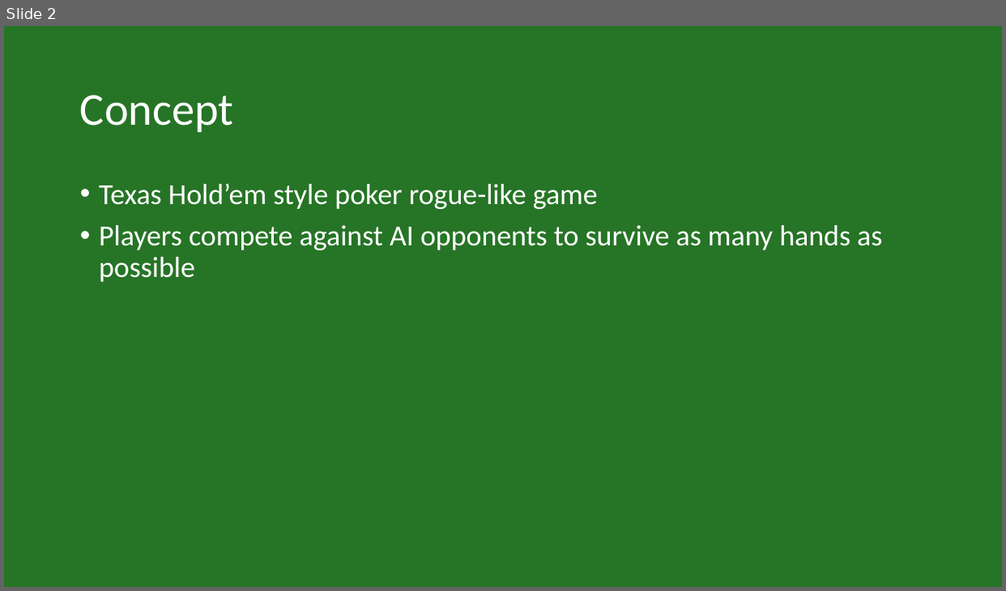
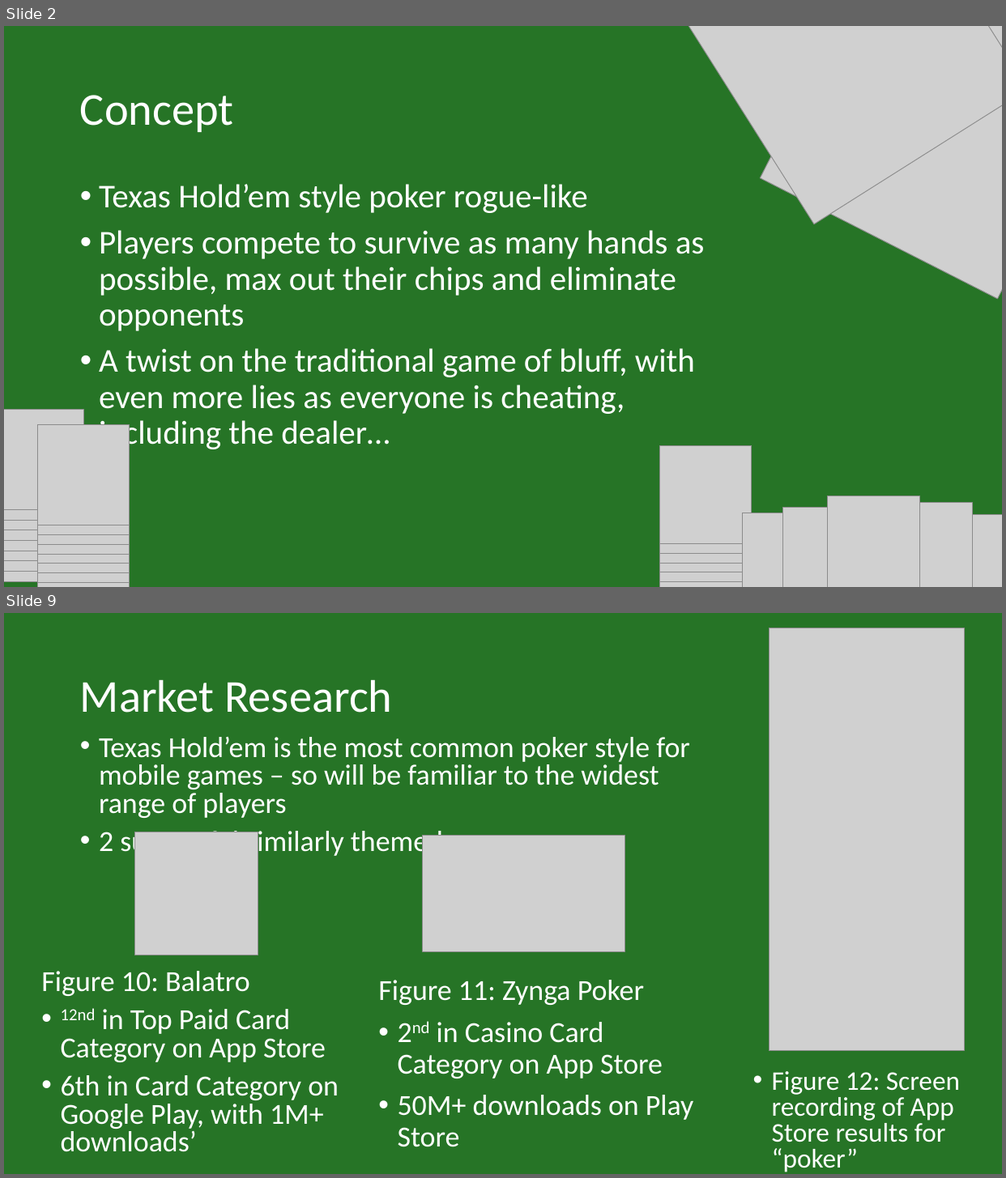
Before and after one commit to IsabelHampton/bluffs-and-bribes, a slide deck: Docs/Bluffs & Bribes Pitch.pptx. Shown one above the other, each under a label of ours: slide 2 before the commit, slides 2 and 9 after it; the slides between them are not shown. The pictures are 1006x591 and 1006x1178 pixels, drawn with LibreOffice and Linux fonts; fonts in the diff are those of the drawing; grey boxes stand for pictures. Boxes give left, top, right and bottom in pixels: in the first picture for what was removed or moved away, otherwise in the second. Text is boxed around its words. In the diff, an @@ line names an element or a change of style, - is before the commit and + after.

```diff
--- a/Docs/Bluffs & Bribes Pitch.pptx
+++ b/Docs/Bluffs & Bribes Pitch.pptx
@@ slide 9 added at box(4, 613, 1002, 1174), background #267426 @@
@@ picture added at box(769, 628, 965, 1051) @@
@@ title added at box(80, 679, 392, 713), 44 pt, text #FFFFFF @@
+Market Research
@@ text added at box(99, 737, 690, 858), 28 pt, text #FFFFFF @@
+• Texas Hold’em is the most common poker style for mobile games – so will be familiar to the widest range of players
+• 2 successful similarly themed games are:
@@ picture added at box(134, 833, 258, 956) @@
@@ picture added at box(423, 835, 625, 952) @@
@@ text added at box(41, 971, 339, 1152), 28 pt, text #FFFFFF @@
+Figure 10: Balatro
+• 12nd in Top Paid Card Category on App Store
+• 6th in Card Category on Google Play, with 1M+ downloads’
@@ text added at box(378, 980, 694, 1148), 28 pt, text #FFFFFF @@
+Figure 11: Zynga Poker
+• 2nd in Casino Card Category on App Store
+• 50M+ downloads on Play Store
@@ text added at box(772, 1071, 960, 1143), 25.9 pt, text #FFFFFF @@
+• Figure 12: Screen recording of App Store results for “poker”
@@ slide 2 changed as well @@
@@ picture added at box(678, 26, 1002, 224) @@
@@ picture added at box(760, 26, 1002, 299) @@
@@ text at box(99, 184, 705, 452): text changed; size 28 to 32 pt @@
-• Texas Hold’em style poker rogue-like game
-• Players compete against AI opponents to survive as many hands as possible
+• Texas Hold’em style poker rogue-like
+• Players compete to survive as many hands as possible, max out their chips and eliminate opponents
+• A twist on the traditional game of bluff, with even more lies as everyone is cheating, including the dealer…
@@ group added at box(4, 410, 129, 587): 18 pictures @@
@@ group added at box(661, 446, 1002, 587): 14 pictures @@
```
Also in this commit, not shown: 1 other slide changed, 19 other slides added, 6 slides removed.
